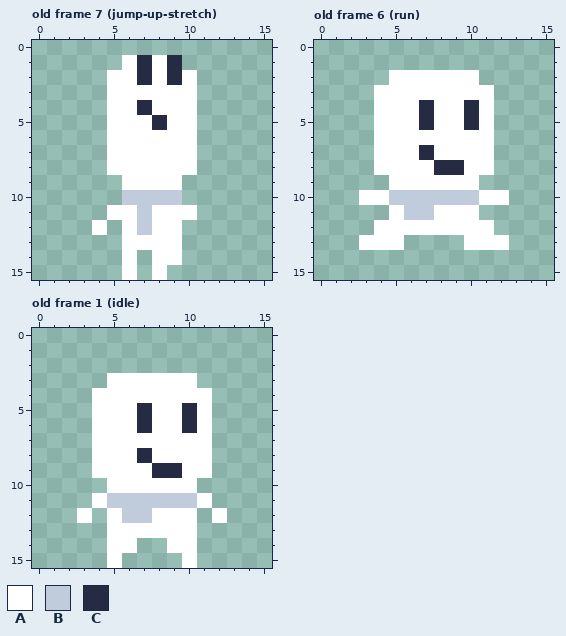
Edited in one commit: pixel-art file (assets/character.aseprite). The picture above is the old version.
16x16 pixels, 14 frames. Shown: old frame 7 (jump-up-stretch), old frame 6 (run), old frame 1 (idle). The commit also changed other frames, which this record leaves out.
Palette (. is transparent): A #ffffff  B #c0cbdc  C #262b44
Pixels before, old frame 7 (jump-up-stretch), first column x 4:
 1 ..ACAC.
 2 .AACACA
 3 .AAAAAA
 4 .AACAAA
 5 .AAACAA
 6 .AAAAAA
 7 .AAAAAA
 8 .AAAAAA
 9 ..AAAA.
10 ..BBBB.
11 .AABAAA
12 A.ABAA.
13 ..AAAA.
14 ..A.AA.
15 ..A.A..
Pixels before, old frame 6 (run), first column x 3:
 2 ..AAAAAA..
 3 .AAAAAAAA.
 4 .AAACAACA.
 5 .AAACAACA.
 6 .AAAAAAAA.
 7 .AAACAAAA.
 8 .AAAACCAA.
 9 ..AAAAAA..
10 AABBBBBBAA
11 ..ABBAAA..
12 .AAAAAAAA.
13 AAA....AAA
Pixels before, old frame 1 (idle), first column x 3:
 3 ..AAAAAA..
 4 .AAAAAAAA.
 5 .AAACAACA.
 6 .AAACAACA.
 7 .AAAAAAAA.
 8 .AAACAAAA.
 9 .AAAACCAA.
10 ..AAAAAA..
11 .ABBBBBBA.
12 A.ABBAAA.A
13 ..AAAAAA..
14 ..AA..AA..
15 ..A....A..
New version:
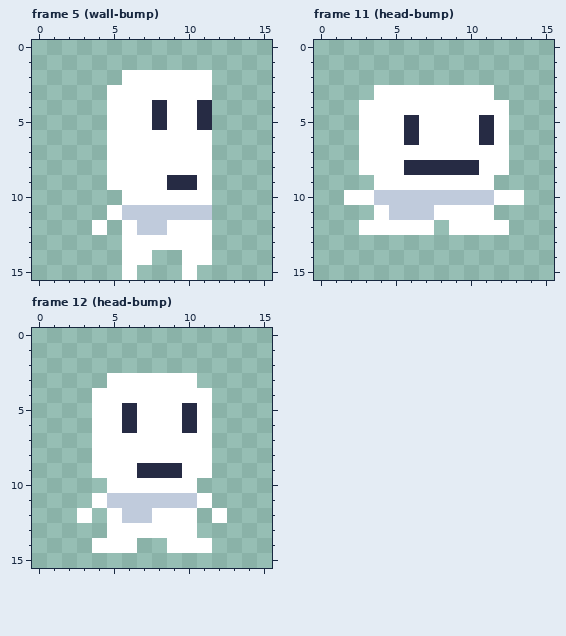
A new or re-ordered frame is compared with the old frame closest to it.
Changes in this commit:
frames 14 -> 20
frames re-ordered
Changed rows in their new state; - is an unchanged pixel.
Frame 5 (wall-bump) is new; against old frame 7 (jump-up-stretch):
first column x 5:
 1 -....--
 2 .-A-A-A
 3 ------A
 4 --AC--C
 5 ------C
 6 ------A
 7 ------A
 8 ------A
 9 A---CCA
10 -AAAAAA
11 -B-BBBB
12 ---B-AA
13 -----AA
14 --A..AA
15 ---.-A-
Frame 11 (head-bump) against old frame 6 (run):
first column x 2:
 2 ---......---
 4 -A---A--A-A-
 5 -A--CA--ACA-
 6 -A--C----CA-
 7 -A---A----A-
 8 -A--CC--C-A-
 9 --A------A--
10 A-B------B-A
11 --AB-----A--
12 -A----.---A-
13 -...----...-
Frame 12 (head-bump) against old frame 1 (idle):
first column x 6:
 5 CA
 6 CA
 8 -A
 9 -C
first column x 4:
14 A------A
15 -.----.-
Boxes around the changes in both pictures, in picture pixels (x1, y1, x2, y2):
changed: (107, 55, 212, 280)
changed: (344, 70, 524, 250)
changed: (92, 403, 212, 568)
